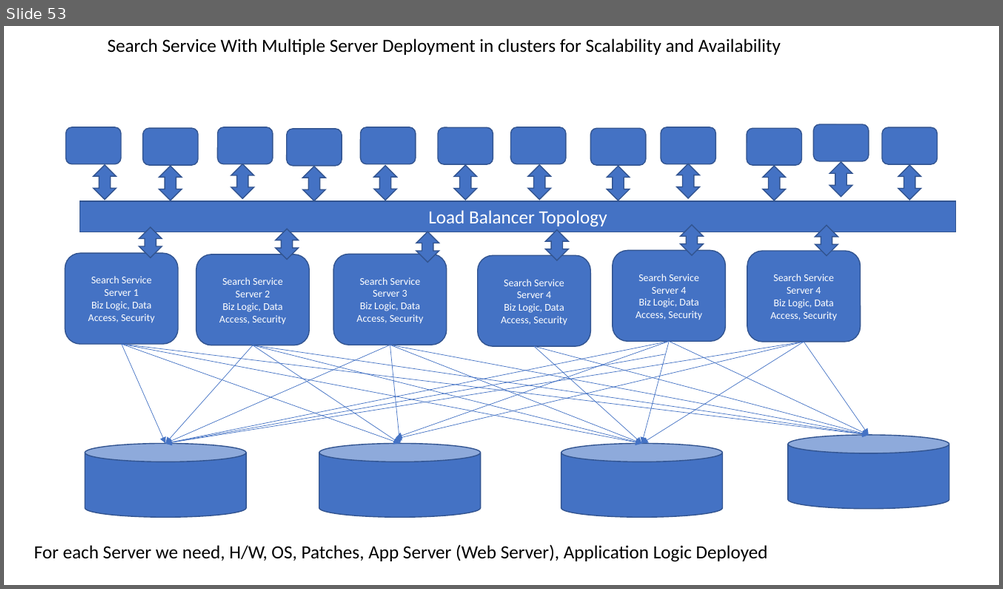
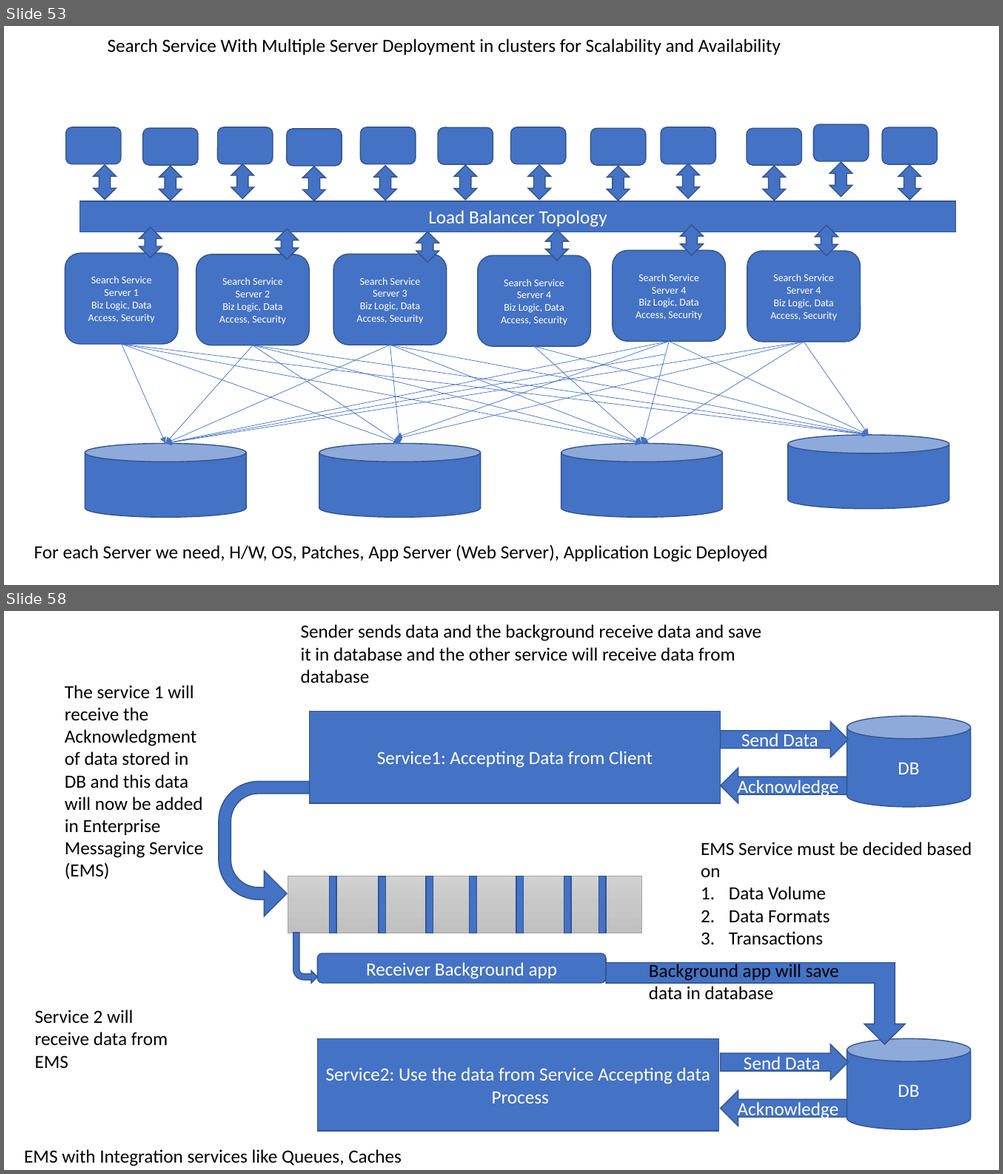
Before and after one commit to maheshsabnis/blazemarch2021, a slide deck: SpotPPTs.pptx. Shown one above the other, each under a label of ours: slide 53 before the commit, slides 53 and 58 after it; the slides between them are not shown. The pictures are 1003x589 and 1003x1174 pixels, drawn with LibreOffice and Linux fonts; fonts in the diff are those of the drawing. Boxes give left, top, right and bottom in pixels: in the first picture for what was removed or moved away, otherwise in the second. Text is boxed around its words. In the diff, an @@ line names an element or a change of style, - is before the commit and + after.

```diff
--- a/SpotPPTs.pptx
+++ b/SpotPPTs.pptx
@@ slide 58 added at (4,611,999,1170), background #FFFFFF @@
@@ text added at (301,624,761,684), 18 pt, text #000000 @@
+Sender sends data and the background receive data and save it in database and the other service will receive data from database
@@ text added at (65,685,203,880), 18 pt, text #000000 @@
+The service 1 will receive the Acknowledgment of data stored in DB and this data will now be added in Enterprise Messaging Service (EMS)
@@ rectangle added at (310,711,720,803), fill #4472C4, outline #325491 1 pt, 18 pt, text #FFFFFF @@
+Service1: Accepting Data from Client
@@ cylinder added at (847,716,971,807), fill #4472C4, outline #325491 1 pt, 18 pt, text #FFFFFF @@
+DB
@@ right arrow added at (720,722,848,758), fill #4472C4, outline #325491 1 pt, 18 pt, text #FFFFFF @@
+Send Data
@@ uturn arrow added at (219,781,310,917), fill #4472C4, outline #325491 1 pt @@
@@ left arrow added at (720,768,847,803), fill #4472C4, outline #325491 1 pt, 18 pt, text #FFFFFF @@
+Acknowledge
@@ text added at (700,842,971,945), 18 pt, text #000000 @@
+EMS Service must be decided based on
+1. Data Volume
+2. Data Formats
+3. Transactions
@@ rectangle added at (287,877,641,934), fill gradient #D2D2D2 to #C8C8C8 to #C0C0C0, outline #A5A5A5 0.5 pt @@
@@ rectangle added at (330,877,337,934), fill #4472C4, outline #325491 1 pt @@
@@ rectangle added at (378,877,386,934), fill #4472C4, outline #325491 1 pt @@
@@ rectangle added at (427,877,434,934), fill #4472C4, outline #325491 1 pt @@
@@ rectangle added at (469,877,477,934), fill #4472C4, outline #325491 1 pt @@
@@ rectangle added at (517,877,524,934), fill #4472C4, outline #325491 1 pt @@
@@ rectangle added at (563,877,571,934), fill #4472C4, outline #325491 1 pt @@
@@ rectangle added at (599,877,606,934), fill #4472C4, outline #325491 1 pt @@
@@ bent arrow added at (293,934,317,983), fill #4472C4, outline #325491 1 pt @@
@@ rounded rectangle added at (317,954,606,983), fill #4472C4, outline #325491 1 pt, 18 pt, text #FFFFFF @@
+Receiver Background app
@@ bent up arrow added at (606,963,905,1045), fill #4472C4, outline #325491 1 pt @@
@@ text added at (649,962,839,1000), 18 pt, text #000000 @@
+Background app will save data in database
@@ text added at (35,1010,168,1068), 18 pt, text #000000 @@
+Service 2 will receive data from EMS
@@ rectangle added at (317,1039,719,1132), fill #4472C4, outline #325491 1 pt, 18 pt, text #FFFFFF @@
+Service2: Use the data from Service Accepting data
+Process
@@ right arrow added at (720,1045,848,1080), fill #4472C4, outline #325491 1 pt, 18 pt, text #FFFFFF @@
+Send Data
@@ cylinder added at (847,1039,971,1130), fill #4472C4, outline #325491 1 pt, 18 pt, text #FFFFFF @@
+DB
@@ left arrow added at (720,1091,847,1127), fill #4472C4, outline #325491 1 pt, 18 pt, text #FFFFFF @@
+Acknowledge
@@ text added at (24,1150,401,1167), 18 pt, text #000000 @@
+EMS with Integration services like Queues, Caches
```
Also in this commit, not shown: 1 slide changed, 7 other slides added, 30 other files.
